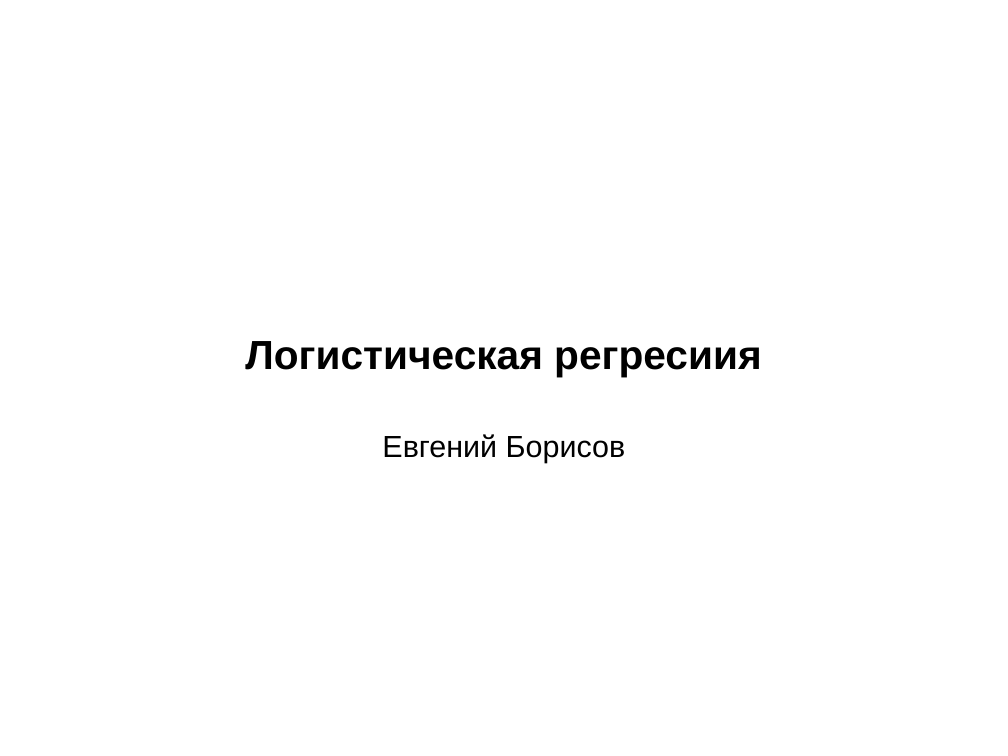
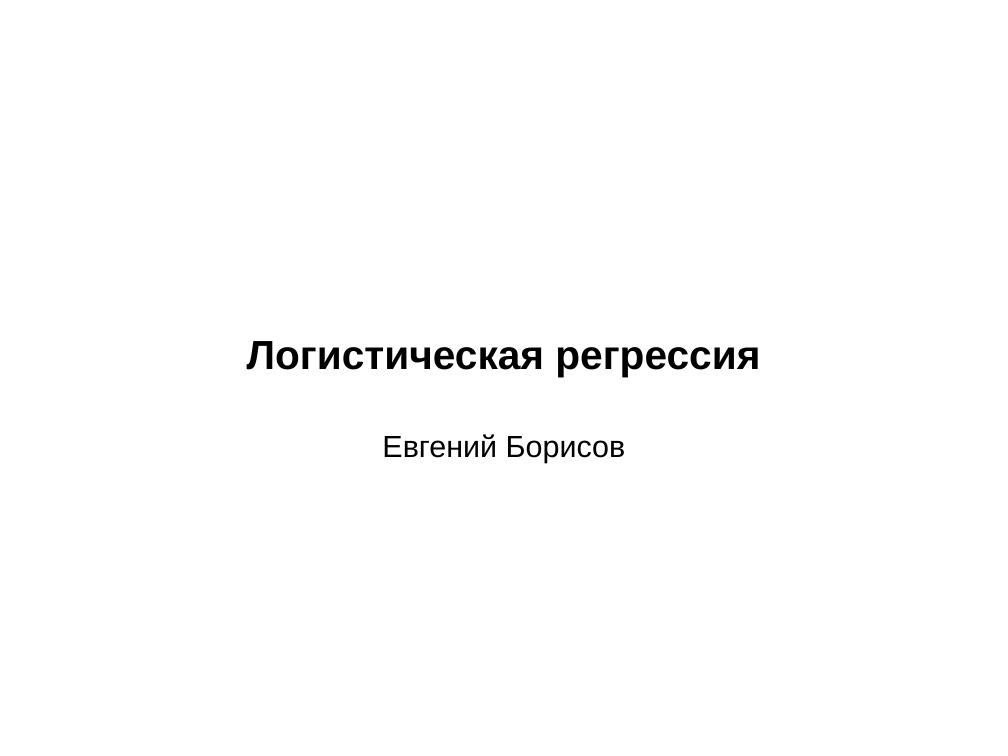
Before and after one commit to mechanoid5/ml_lectorium_legacy, a slide deck: slide 1 of 15-regression-logistic.odp. Drawn at 1008x756 pixels with LibreOffice and Linux fonts; fonts in the diff are those of the drawing; background and template pictures are left out. Boxes give left, top, right and bottom in pixels: in the first picture for what was removed or moved away, otherwise in the second. Text is boxed around its words. In the diff, an @@ line names an element or a change of style, - is before the commit and + after.

```diff
--- a/15-regression-logistic.odp
+++ b/15-regression-logistic.odp
@@ subtitle at (247,341,760,377): text changed @@
-Логистическая регресиия
+Логистическая регрессия
```
Also in this commit, not shown: 4 other slides changed, 1 slide removed, 6 other files.
